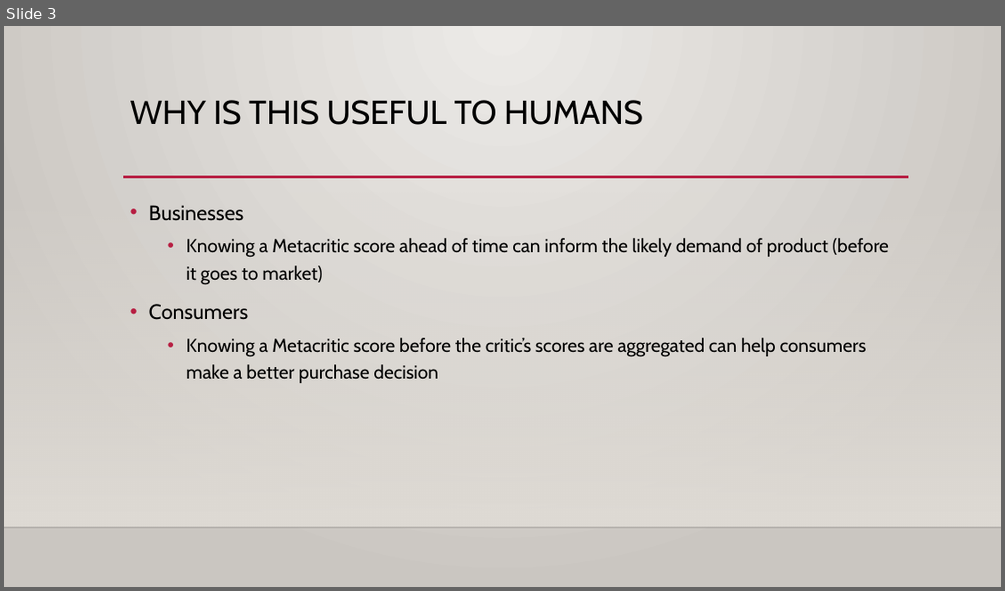
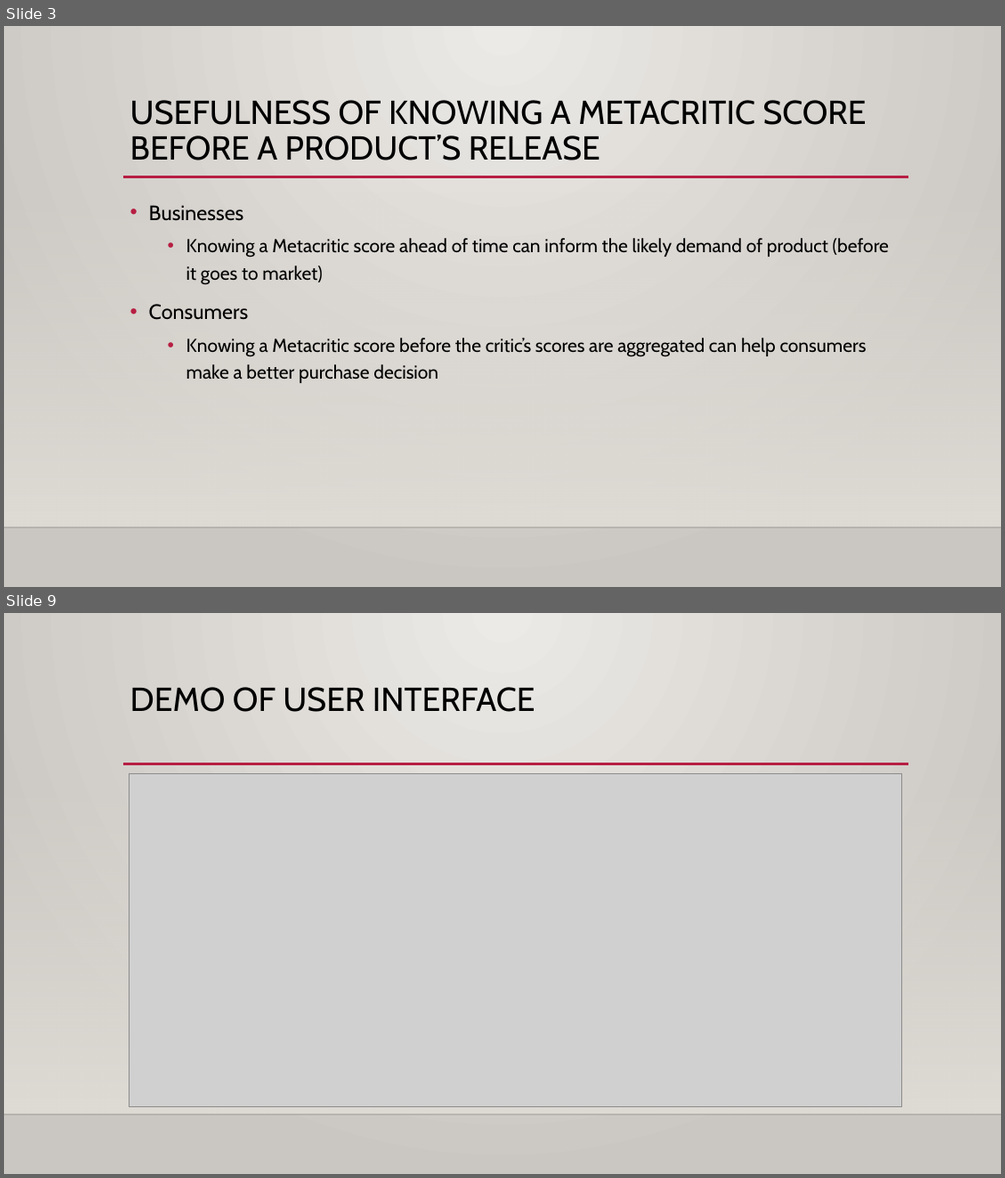
Before and after one commit to amspies/cse408, a slide deck: Project_3_Proposal.pptx. Shown one above the other, each under a label of ours: slide 3 before the commit, slides 3 and 9 after it; the slides between them are not shown. The pictures are 1005x591 and 1005x1178 pixels, drawn with LibreOffice and Linux fonts; fonts in the diff are those of the drawing; grey boxes stand for pictures; background and template pictures are left out. Boxes give left, top, right and bottom in pixels: in the first picture for what was removed or moved away, otherwise in the second. Text is boxed around its words. In the diff, an @@ line names an element or a change of style, - is before the commit and + after.

```diff
--- a/Project_3_Proposal.pptx
+++ b/Project_3_Proposal.pptx
@@ slide 9 added at [4, 613, 1001, 1174], background gradient #ECEAE7 to #CAC7C1; not listed: 3 template elements that a slide beside it also shows @@
@@ title added at [130, 687, 535, 712], 32 pt, text #000000 @@
+DEMO OF USER INTERFACE
@@ picture added at [129, 774, 901, 1107] @@
@@ slide 3 changed as well @@
@@ title at [130, 100, 866, 160]: text changed @@
-WHY IS THIS USEFUL TO HUMANS
+USEFULNESS OF KNOWING A METACRITIC SCORE BEFORE A PRODUCT’S RELEASE
```
Also in this commit, not shown: 4 other slides changed, 7 other slides added, 2 slides removed, 3 other files.
